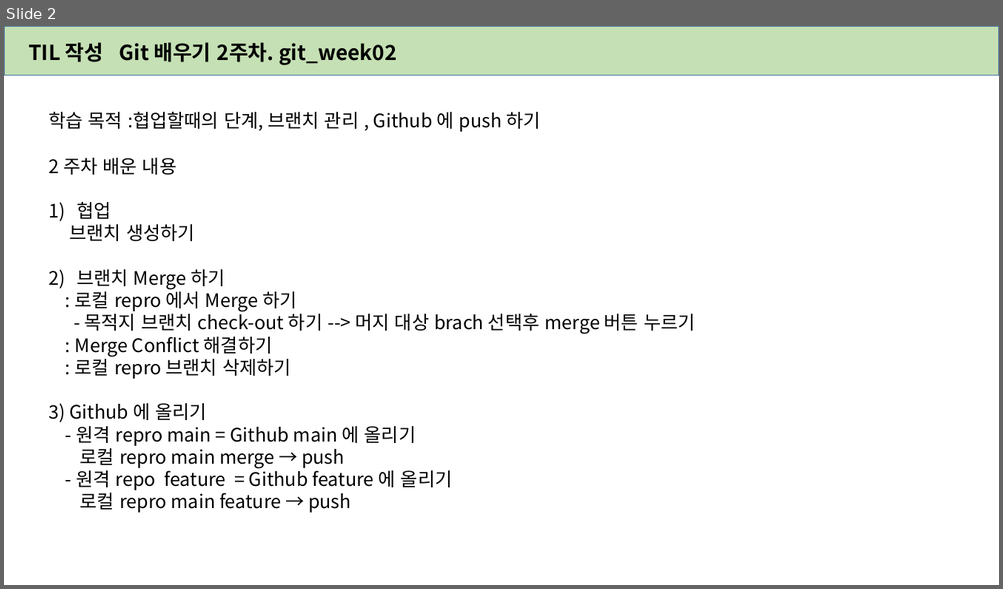
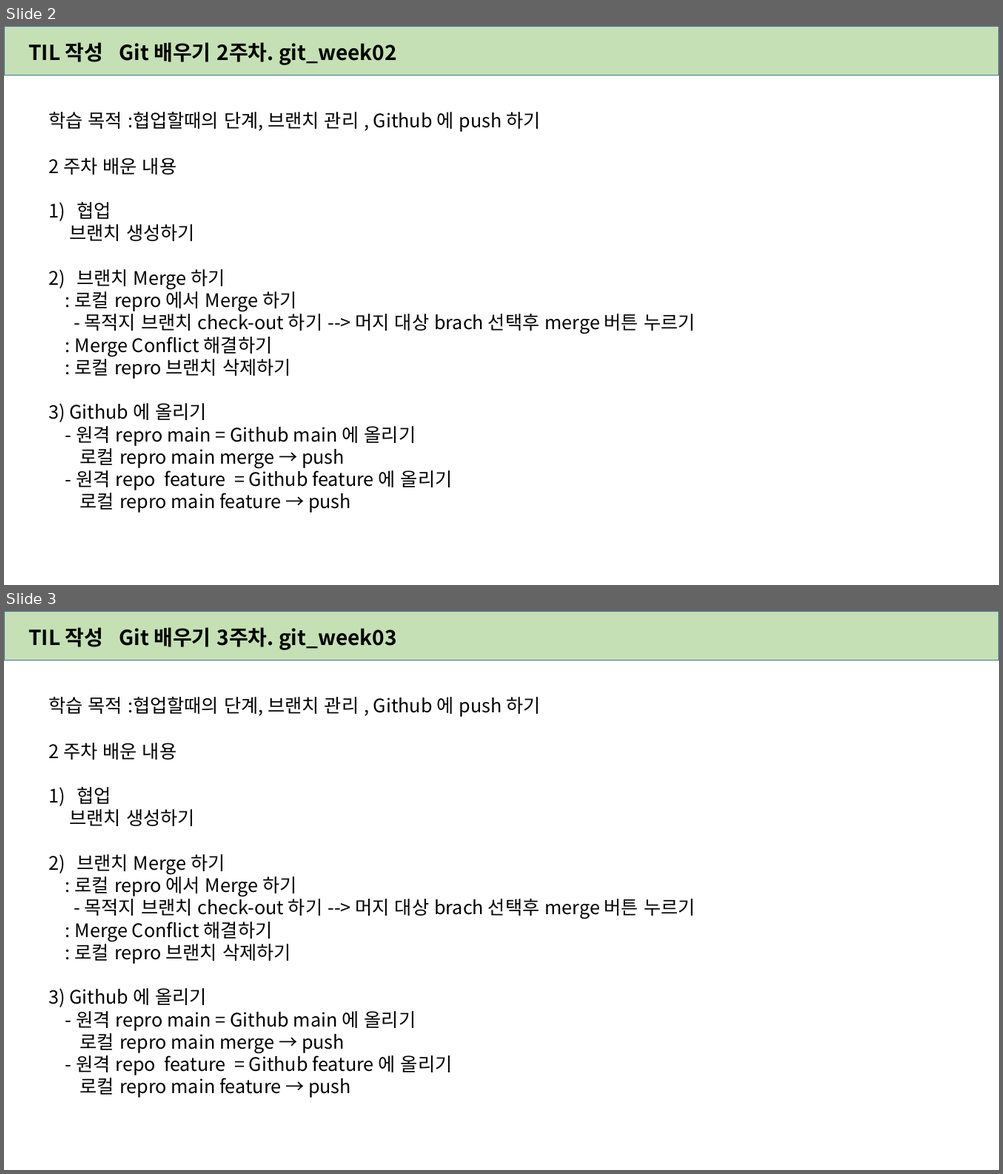
Before and after one commit to wogusdl/TIL, a slide deck: TIL.pptx. Shown one above the other, each under a label of ours: slide 2 before the commit, slides 2 and 3 after it. The pictures are 1003x589 and 1003x1174 pixels, drawn with LibreOffice and Linux fonts; fonts in the diff are those of the drawing. Boxes give left, top, right and bottom in pixels: in the first picture for what was removed or moved away, otherwise in the second. Text is boxed around its words. In the diff, an @@ line names an element or a change of style, - is before the commit and + after.

Commit message:
pull request test 0102 1728

```diff
--- a/TIL.pptx
+++ b/TIL.pptx
@@ slide 3 added at (4,611,999,1170), background #FFFFFF @@
@@ rectangle added at (4,611,999,661), fill #C5E0B4, outline #43739E 1 pt @@
@@ text added at (28,627,104,647), 20 pt, text #000000, bold @@
+TIL 작성
@@ text added at (119,627,397,650), 20 pt, text #000000, bold @@
+Git 배우기 3주차. git_week03
@@ text added at (48,697,540,717), 18 pt, text #000000 @@
+학습 목적 :협업할때의 단계, 브랜치 관리 , Github 에 push 하기
@@ text added at (48,743,695,1098), 18 pt, text #000000 @@
+2 주차 배운 내용
+1) 협업
+브랜치 생성하기
+2) 브랜치 Merge 하기
+: 로컬 repro 에서 Merge 하기
+- 목적지 브랜치 check-out 하기 --> 머지 대상 brach 선택후 merge 버튼 누르기
+: Merge Conflict 해결하기
+: 로컬 repro 브랜치 삭제하기
+3) Github 에 올리기
+- 원격 repro main = Github main 에 올리기
+로컬 repro main merge → push
+- 원격 repo feature = Github feature 에 올리기
+로컬 repro main feature → push
```
